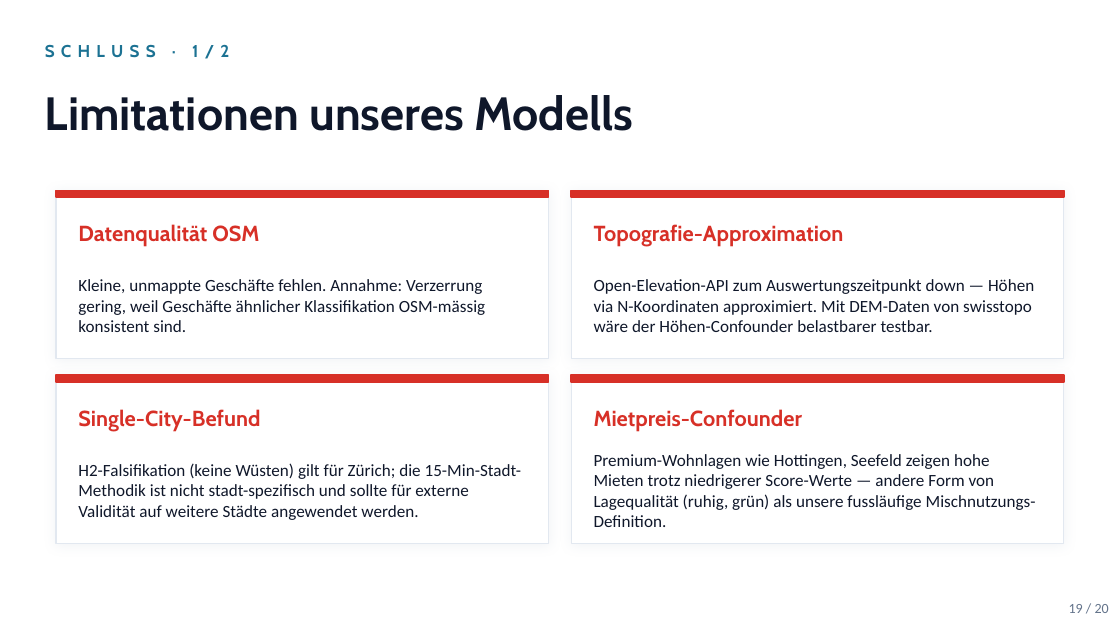
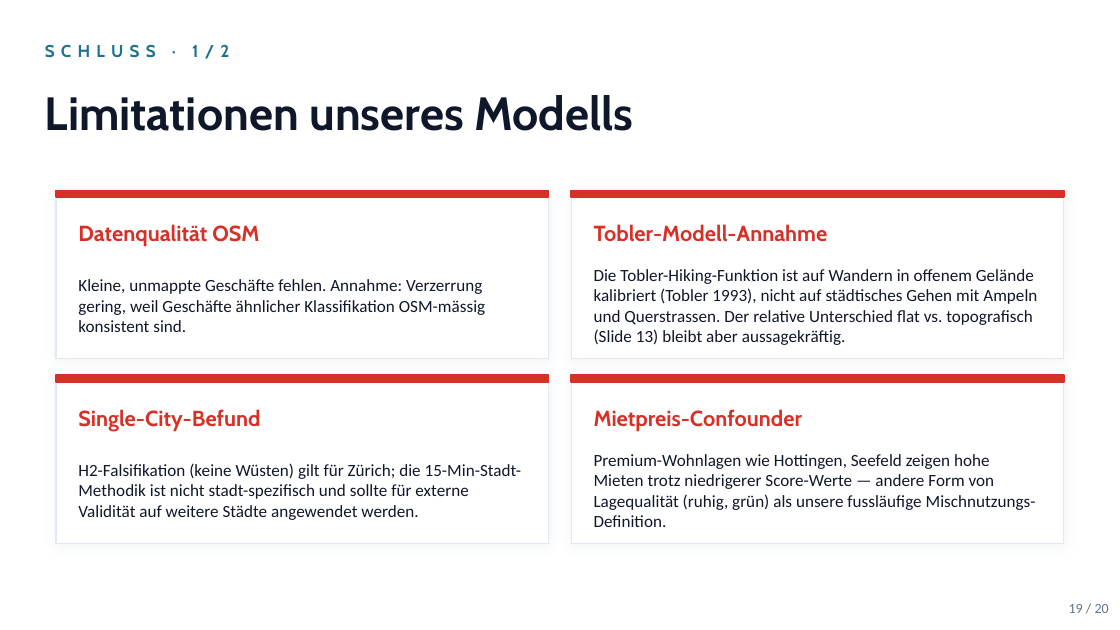
Before and after one commit to sanirmem/zh15min, a slide deck: slide 19 of reports/zh15min_slides.pptx. Drawn at 1120x630 pixels with LibreOffice and Linux fonts; fonts in the diff are those of the drawing. Boxes give left, top, right and bottom in pixels: in the first picture for what was removed or moved away, otherwise in the second. Text is boxed around its words. In the diff, an @@ line names an element or a change of style, - is before the commit and + after.

```diff
--- a/reports/zh15min_slides.pptx
+++ b/reports/zh15min_slides.pptx
@@ text at (x1=594, y1=224, x2=828, y2=242): text changed @@
-Topografie-Approximation
+Tobler-Modell-Annahme
@@ text at (x1=594, y1=269, x2=1037, y2=345): text changed @@
-Open-Elevation-API zum Auswertungszeitpunkt down — Höhen via N-Koordinaten approximiert. Mit DEM-Daten von swisstopo wäre der Höhen-Confounder belastbarer testbar.
+Die Tobler-Hiking-Funktion ist auf Wandern in offenem Gelände kalibriert (Tobler 1993), nicht auf städtisches Gehen mit Ampeln und Querstrassen. Der relative Unterschied flat vs. topografisch (Slide 13) bleibt aber aussagekräftig.
```
Also in this commit, not shown: 3 other slides changed, 11 other files.
